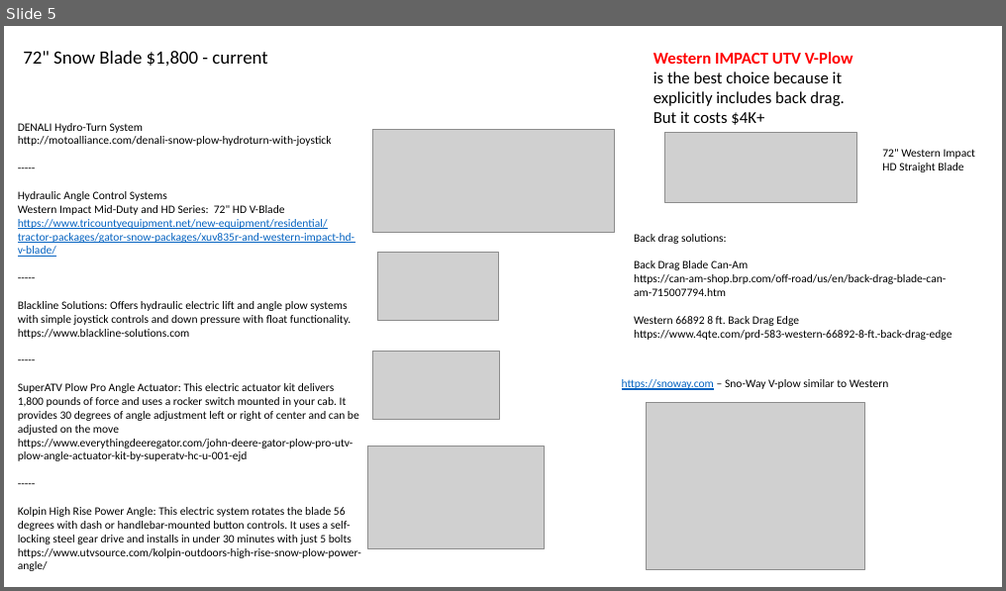
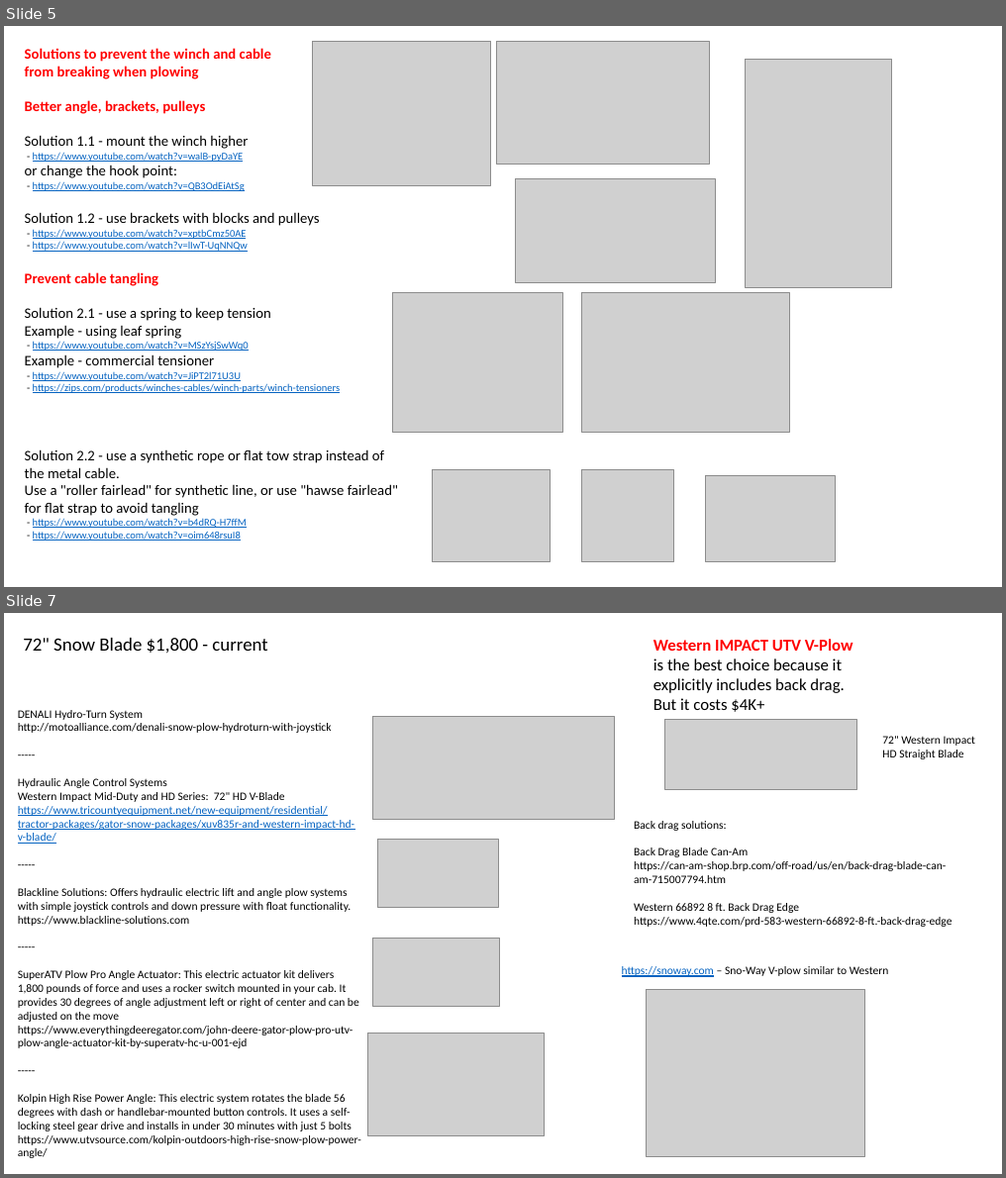
Before and after one commit to lselector/misc_farm, a slide deck: snow_plow_blower.pptx. Shown one above the other, each under a label of ours: slide 5 before the commit, slides 5 and 7 after it; the slides between them are not shown. The pictures are 1006x591 and 1006x1178 pixels, drawn with LibreOffice and Linux fonts; fonts in the diff are those of the drawing; grey boxes stand for pictures. Boxes give left, top, right and bottom in pixels: in the first picture for what was removed or moved away, otherwise in the second. Text is boxed around its words. In the diff, an @@ line names an element or a change of style, - is before the commit and + after.

```diff
--- a/snow_plow_blower.pptx
+++ b/snow_plow_blower.pptx
@@ slide 5 added at (x1=4, y1=26, x2=1002, y2=587), background #FFFFFF @@
@@ text added at (x1=25, y1=48, x2=398, y2=541), 14 pt, text #0563C1 @@
+Solutions to prevent the winch and cable
+from breaking when plowing
+Better angle, brackets, pulleys
+Solution 1.1 - mount the winch higher
+- https://www.youtube.com/watch?v=walB-pyDaYE
+or change the hook point:
+- https://www.youtube.com/watch?v=QB3OdEiAtSg
+Solution 1.2 - use brackets with blocks and pulleys
+- https://www.youtube.com/watch?v=xptbCmz50AE
+- https://www.youtube.com/watch?v=lIwT-UqNNQw
+Prevent cable tangling
+Solution 2.1 - use a spring to keep tension
+Example - using leaf spring
+- https://www.youtube.com/watch?v=MSzYsjSwWq0
+Example - commercial tensioner
+- https://www.youtube.com/watch?v=JiPT2l71U3U
+- https://zips.com/products/winches-cables/winch-parts/winch-tensioners
+Solution 2.2 - use a synthetic rope or flat tow strap instead of the metal cable.
+Use a "roller fairlead" for synthetic line, or use "hawse fairlead" for flat strap to avoid tangling
+- https://www.youtube.com/watch?v=b4dRQ-H7ffM
+- https://www.youtube.com/watch?v=oim648rsuI8
@@ picture added at (x1=313, y1=41, x2=491, y2=185) @@
@@ picture added at (x1=497, y1=41, x2=710, y2=164) @@
@@ picture added at (x1=746, y1=60, x2=892, y2=288) @@
@@ picture added at (x1=515, y1=178, x2=715, y2=282) @@
@@ picture added at (x1=392, y1=293, x2=563, y2=433) @@
@@ picture added at (x1=581, y1=293, x2=789, y2=433) @@
@@ picture added at (x1=433, y1=470, x2=549, y2=562) @@
@@ picture added at (x1=581, y1=470, x2=673, y2=562) @@
@@ picture added at (x1=706, y1=475, x2=835, y2=562) @@
@@ what was slide 5 is now slide 7 @@
```
Also in this commit, not shown: 1 other slide added, 1 other file.
